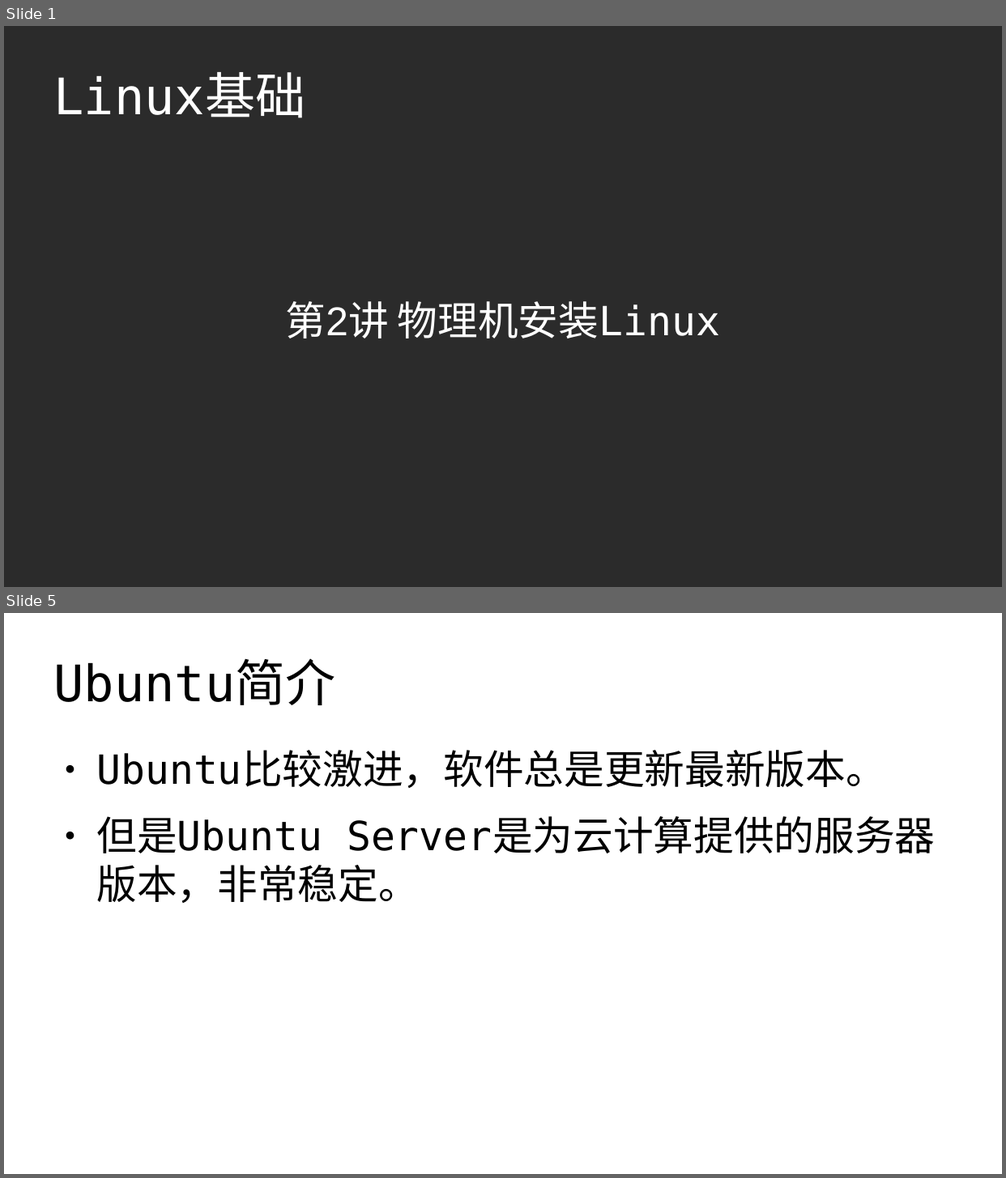
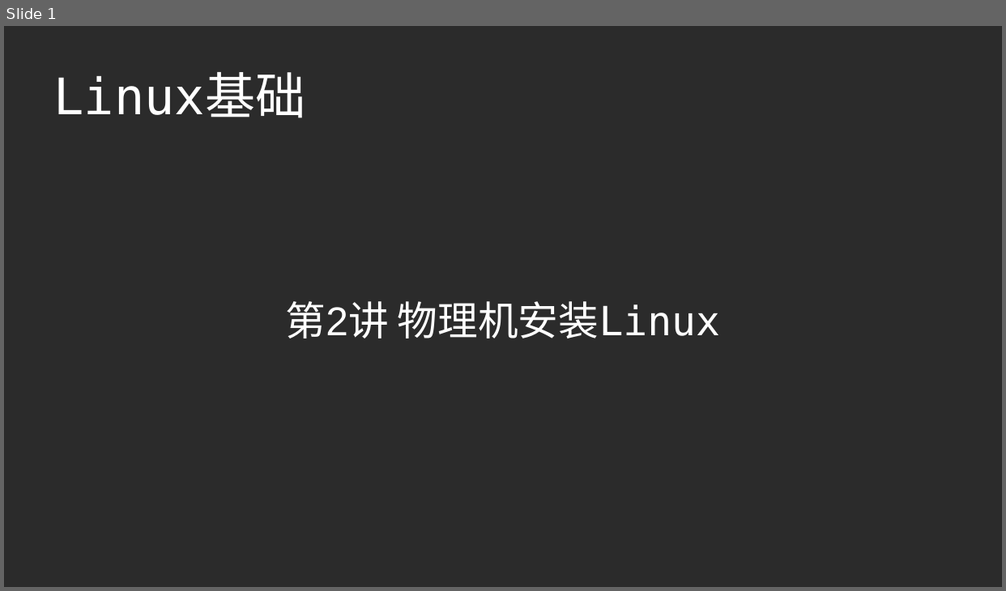
Before and after one commit to master-genius/linux-system, a slide deck: ch02/ch02_2-物理机安装Linux.odp. Shown one above the other, each under a label of ours: slides 1 and 5 before the commit, slide 1 after it; the slides between them are not shown. The pictures are 1006x1178 and 1006x591 pixels, drawn with LibreOffice and Linux fonts; fonts in the diff are those of the drawing; background and template pictures are left out; a plain dark background stands for a picture behind light text. Boxes give left, top, right and bottom in pixels: in the first picture for what was removed or moved away, otherwise in the second. Text is boxed around its words. In the diff, an @@ line names an element or a change of style, - is before the commit and + after.

```diff
--- a/ch02/ch02_2-物理机安装Linux.odp
+++ b/ch02/ch02_2-物理机安装Linux.odp
@@ slide 5 removed at [4, 613, 1002, 1174], background #FFFFFF @@
@@ title removed at [54, 660, 336, 705] @@
-Ubuntu简介
@@ text removed at [96, 752, 886, 903] @@
-● Ubuntu比较激进，软件总是更新最新版本。
-● 但是Ubuntu Server是为云计算提供的服务器版本，非常稳定。
```
Also in this commit, not shown: 1 slide changed, 6 slides added, 5 other slides removed, 1 other file.
